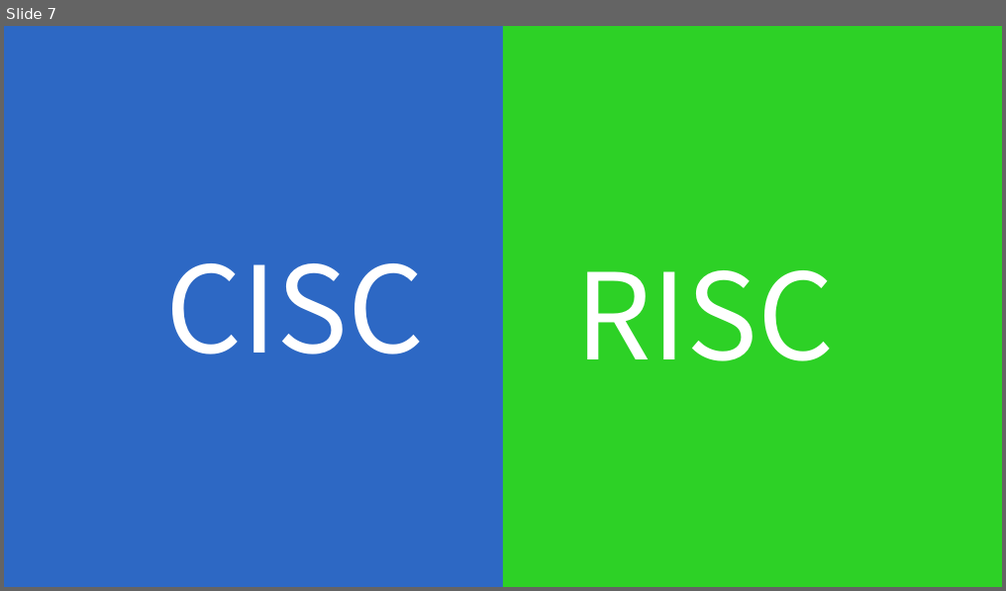
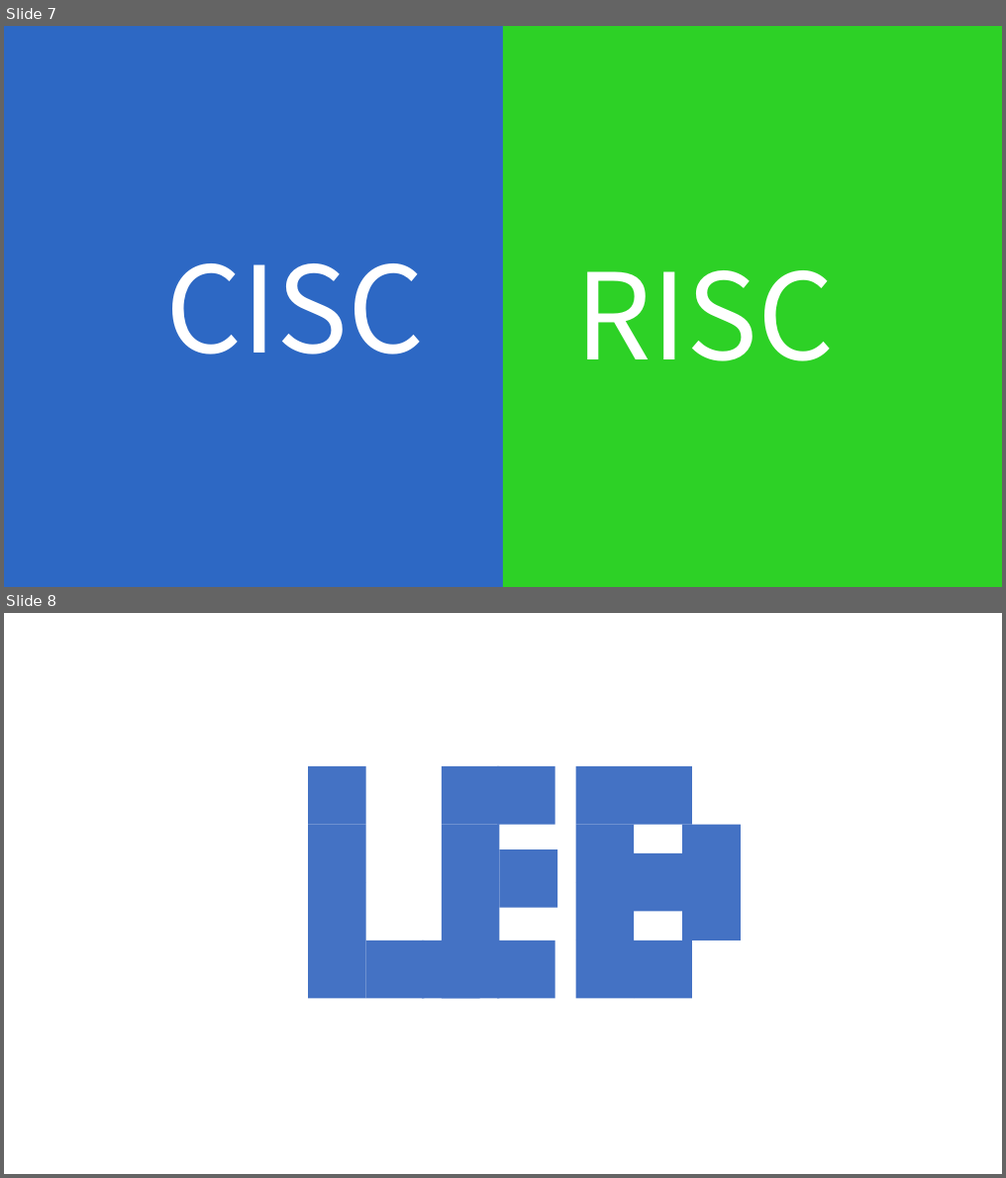
Before and after one commit to KoEonYack/Tistory-Coveant, a slide deck: Article/섬네일공장/새 Microsoft PowerPoint 프레젠테이션.pptx. Shown one above the other, each under a label of ours: slide 7 before the commit, slides 7 and 8 after it. The pictures are 1006x591 and 1006x1178 pixels, drawn with LibreOffice and Linux fonts; fonts in the diff are those of the drawing. Boxes give left, top, right and bottom in pixels: in the first picture for what was removed or moved away, otherwise in the second. Text is boxed around its words. In the diff, an @@ line names an element or a change of style, - is before the commit and + after.

```diff
--- a/Article/섬네일공장/새 Microsoft PowerPoint 프레젠테이션.pptx
+++ b/Article/섬네일공장/새 Microsoft PowerPoint 프레젠테이션.pptx
@@ slide 8 added at [4, 613, 1002, 1174], background #FFFFFF @@
@@ rectangle added at [308, 766, 366, 825], fill #4472C4 @@
@@ rectangle added at [442, 766, 500, 825], fill #4472C4 @@
@@ rectangle added at [497, 766, 555, 825], fill #4472C4 @@
@@ rectangle added at [576, 766, 635, 825], fill #4472C4 @@
@@ rectangle added at [635, 766, 693, 825], fill #4472C4 @@
@@ rectangle added at [308, 825, 366, 883], fill #4472C4 @@
@@ rectangle added at [442, 825, 500, 883], fill #4472C4 @@
@@ rectangle added at [500, 850, 558, 908], fill #4472C4 @@
@@ rectangle added at [576, 825, 635, 883], fill #4472C4 @@
@@ rectangle added at [682, 825, 741, 883], fill #4472C4 @@
@@ rectangle added at [630, 854, 688, 912], fill #4472C4 @@
@@ rectangle added at [308, 882, 366, 941], fill #4472C4 @@
@@ rectangle added at [442, 882, 500, 941], fill #4472C4 @@
@@ rectangle added at [576, 882, 635, 941], fill #4472C4 @@
@@ rectangle added at [682, 882, 741, 941], fill #4472C4 @@
@@ rectangle added at [308, 941, 366, 999], fill #4472C4 @@
@@ rectangle added at [366, 941, 425, 999], fill #4472C4 @@
@@ rectangle added at [422, 941, 480, 999], fill #4472C4 @@
@@ rectangle added at [442, 941, 500, 999], fill #4472C4 @@
@@ rectangle added at [497, 941, 555, 999], fill #4472C4 @@
@@ rectangle added at [576, 941, 635, 999], fill #4472C4 @@
@@ rectangle added at [635, 941, 693, 999], fill #4472C4 @@
```
Also in this commit, not shown: 1 other slide added, 15 other files.
